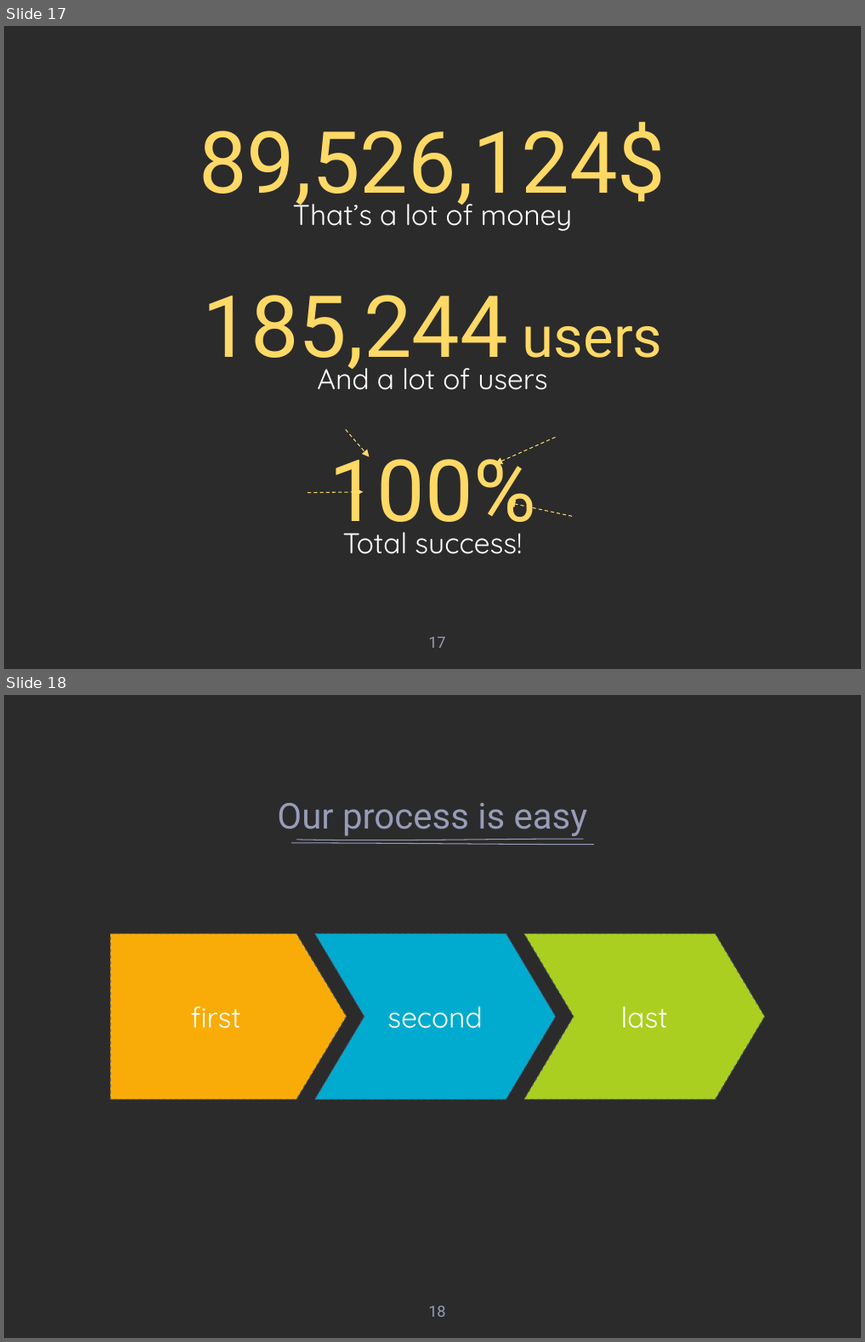
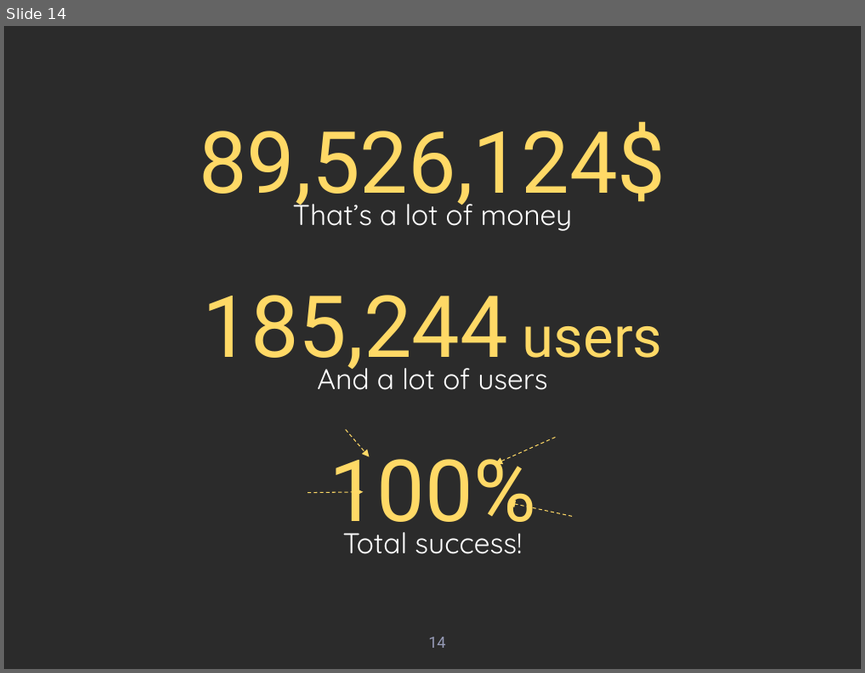
Before and after one commit to codevibess/MOW-SN, a slide deck: Trinculo · SlidesCarnival.pptx. Shown one above the other, each under a label of ours: slides 17 and 18 before the commit, slide 14 after it. The pictures are 865x1342 and 865x673 pixels, drawn with LibreOffice and Linux fonts; fonts in the diff are those of the drawing; background and template pictures are left out; a plain dark background stands for a picture behind light text. Boxes give left, top, right and bottom in pixels: in the first picture for what was removed or moved away, otherwise in the second. Text is boxed around its words. In the diff, an @@ line names an element or a change of style, - is before the commit and + after.

```diff
--- a/Trinculo · SlidesCarnival.pptx
+++ b/Trinculo · SlidesCarnival.pptx
@@ slide 18 removed at box(4, 695, 861, 1338), background picture (left out) @@
@@ title removed at box(277, 803, 588, 836) @@
-Our process is easy
@@ freeform shape removed at box(292, 843, 595, 845) @@
@@ freeform shape removed at box(296, 839, 583, 840) @@
@@ pentagon arrow removed at box(110, 933, 346, 1099) @@
-first
@@ chevron removed at box(315, 933, 556, 1099) @@
-second
@@ chevron removed at box(524, 933, 765, 1099) @@
-last
@@ page number removed at box(428, 1305, 445, 1316) @@
-18
@@ what was slide 17 is now slide 14 @@
@@ page number at box(428, 636, 445, 647): text changed @@
-17
+14
```
Also in this commit, not shown: 4 slides changed, 4 slides added, 15 other slides removed.
